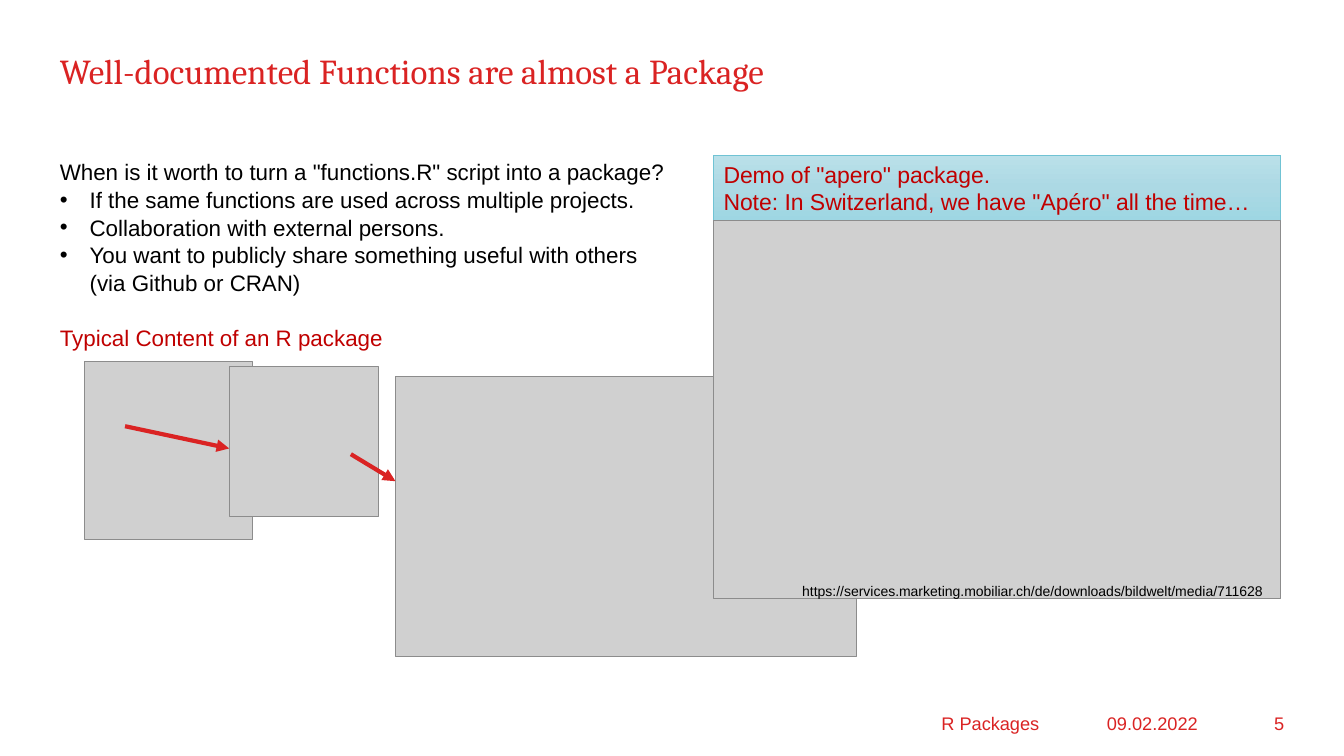
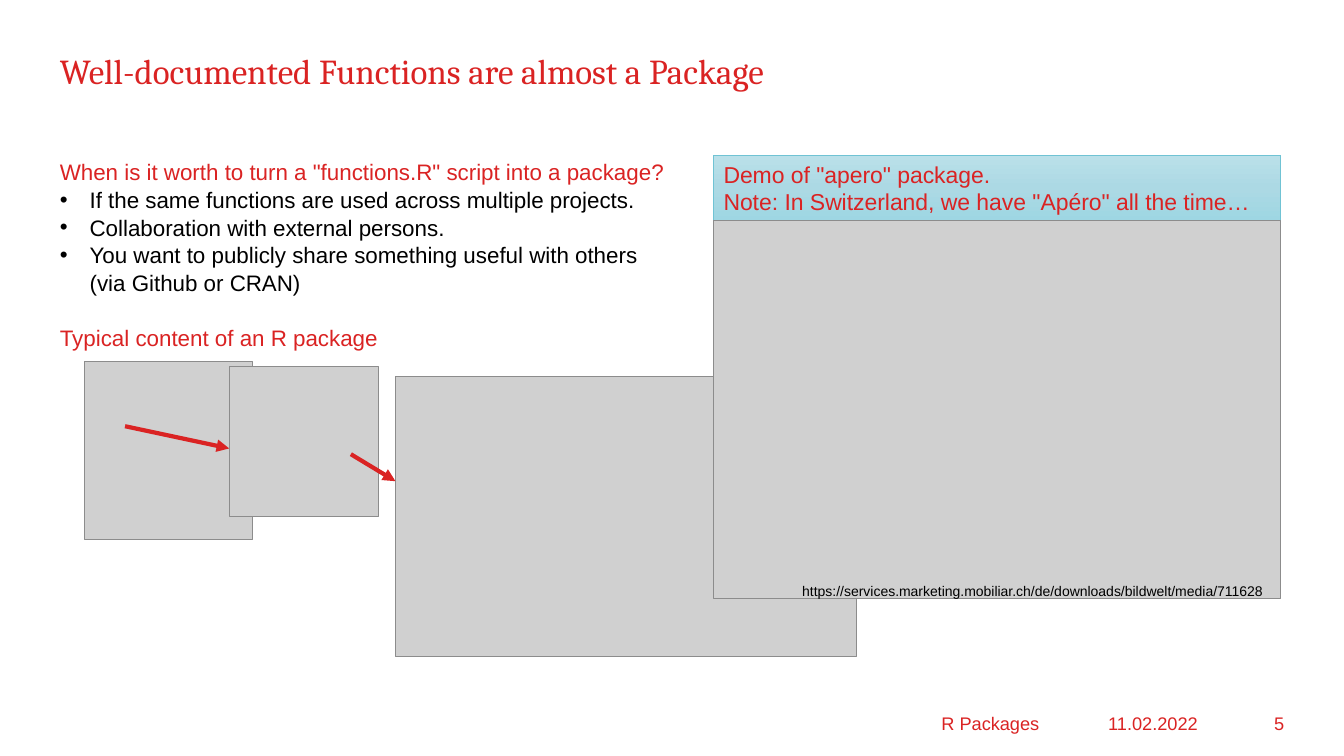
Before and after one commit to mayer79/apero, a slide deck: slide 5 of RPackage_en.pptx. Drawn at 1344x756 pixels with LibreOffice and Linux fonts; fonts in the diff are those of the drawing; grey boxes stand for pictures; background and template pictures are left out. Boxes give left, top, right and bottom in pixels: in the first picture for what was removed or moved away, otherwise in the second. Text is boxed around its words. In the diff, an @@ line names an element or a change of style, - is before the commit and + after.

```diff
--- a/RPackage_en.pptx
+++ b/RPackage_en.pptx
@@ text at [60,163,664,185]: text colour #000000 to #DA2323 in "When is it worth to turn a ..." @@
@@ rectangle "Demo of "apero" package. Note: ..." at [714,155,1281,221]: text colour #C00000 to #DA2323 @@
@@ text at [60,329,377,351]: text changed; text colour #C00000 to #DA2323 @@
-Typical Content of an R package
+Typical content of an R package
@@ text at [1108,717,1198,730]: text changed @@
-09.02.2022
+11.02.2022
```
Also in this commit, not shown: 6 other slides changed.
